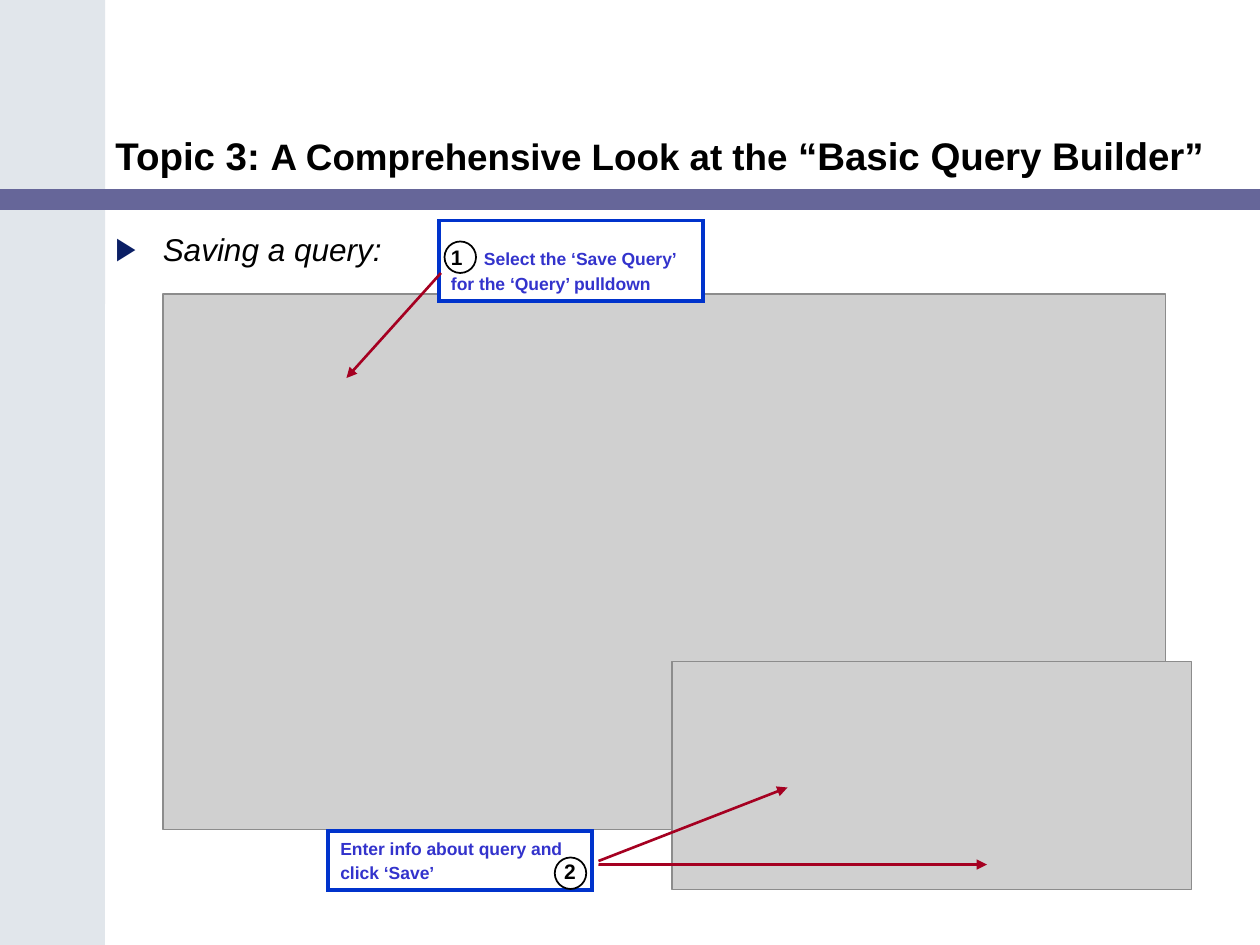
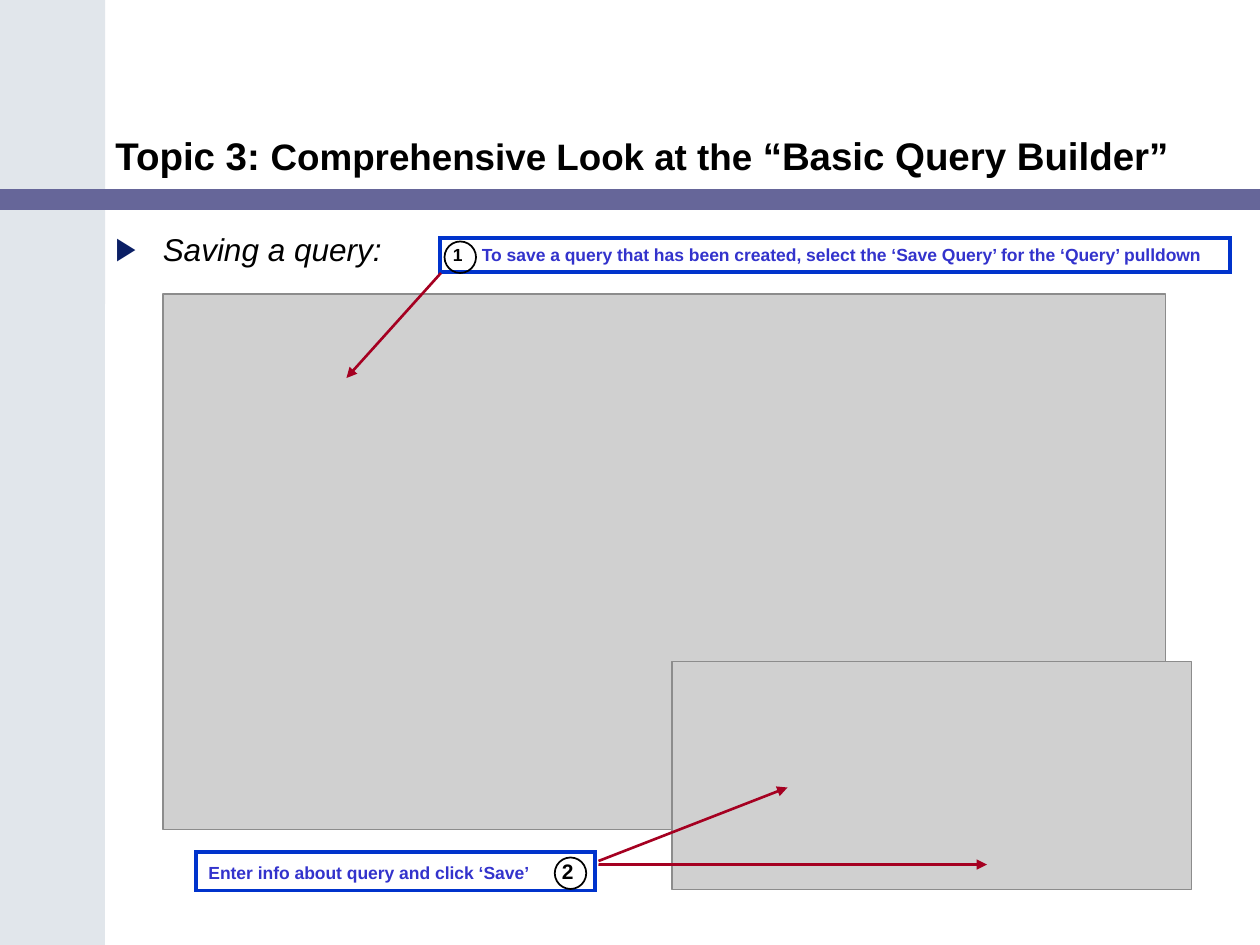
Before and after one commit to NCIP/catrip, a slide deck: slide 24 of catrip/documentation/training/caTRIP_Training_Module.ppt (slide 17 before the commit). Drawn at 1260x945 pixels with LibreOffice and Linux fonts; fonts in the diff are those of the drawing; grey boxes stand for pictures. Boxes give left, top, right and bottom in pixels: in the first picture for what was removed or moved away, otherwise in the second. Text is boxed around its words. In the diff, an @@ line names an element or a change of style, - is before the commit and + after.

```diff
--- a/catrip/documentation/training/caTRIP_Training_Module.ppt
+++ b/catrip/documentation/training/caTRIP_Training_Module.ppt
@@ title at (x1=115, y1=142, x2=1168, y2=177): text changed @@
-Topic 3: A Comprehensive Look at the “Basic Query Builder”
+Topic 3: Comprehensive Look at the “Basic Query Builder”
@@ rectangle "1 To save a query ..." resized from (x1=438, y1=220, x2=703, y2=301) to (x1=440, y1=238, x2=1230, y2=272) @@
@@ text in rectangle at (x1=453, y1=248, x2=1201, y2=265): text changed @@
-1 Select the ‘Save Query’ for the ‘Query’ pulldown
+1 To save a query that has been created, select the ‘Save Query’ for the ‘Query’ pulldown
@@ rectangle "Enter info about query and ..." resized from (x1=328, y1=832, x2=592, y2=891) to (x1=197, y1=853, x2=596, y2=891) @@
```
Also in this commit, not shown: 20 other slides changed, 18 slides added, 6 slides removed.
